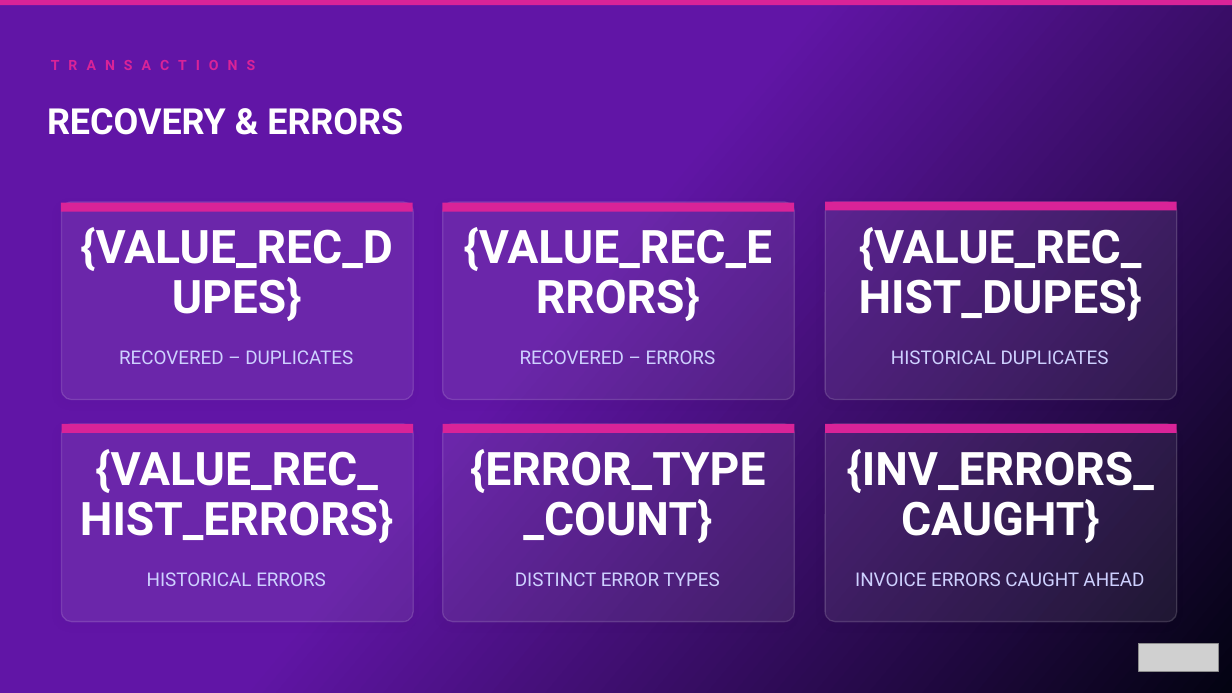
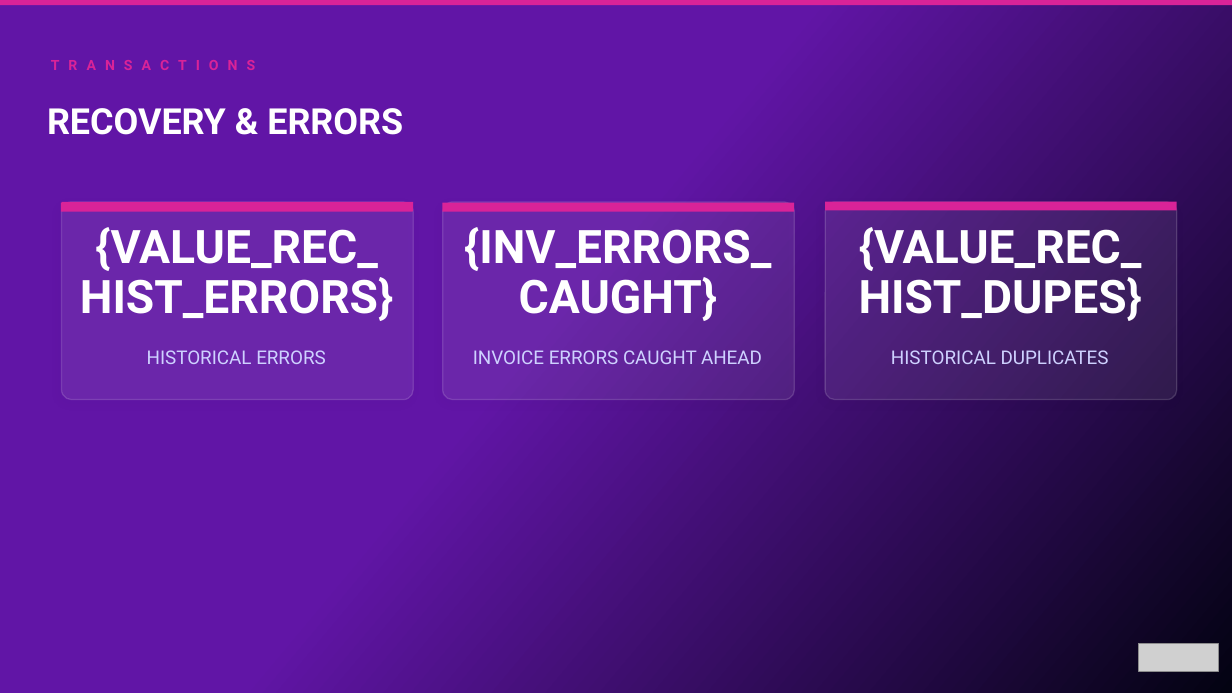
Before and after one commit to oresanniowo-beep/EBR-Gen-v2, a slide deck: slide 20 of EBR_Template.pptx. Drawn at 1232x693 pixels with LibreOffice and Linux fonts; fonts in the diff are those of the drawing; grey boxes stand for pictures. Boxes give left, top, right and bottom in pixels: in the first picture for what was removed or moved away, otherwise in the second. Text is boxed around its words. In the diff, an @@ line names an element or a change of style, - is before the commit and + after.

```diff
--- a/EBR_Template.pptx
+++ b/EBR_Template.pptx
@@ rectangle: place and size @@
-rectangle at (62, 424, 414, 433)
+rectangle at (62, 202, 414, 212)
@@ text "{VALUE_REC_HIST_ERRORS}": place and size @@
-text "{VALUE_REC_HIST_ERRORS}" at (80, 449, 393, 543)
+text "{VALUE_REC_HIST_ERRORS}" at (80, 227, 393, 321)
@@ text removed at (80, 227, 393, 271) @@
-{VALUE_REC_DUPES}
@@ text "{INV_ERRORS_CAUGHT}": place and size @@
-text "{INV_ERRORS_CAUGHT}" at (847, 449, 1154, 543)
+text "{INV_ERRORS_CAUGHT}" at (464, 227, 771, 321)
@@ text removed at (464, 227, 773, 271) @@
-{VALUE_REC_ERRORS}
@@ text "HISTORICAL ERRORS": place and size @@
-text "HISTORICAL ERRORS" at (147, 572, 326, 586)
+text "HISTORICAL ERRORS" at (147, 350, 326, 364)
@@ text "INVOICE ERRORS CAUGHT AHEAD": place and size @@
-text "INVOICE ERRORS CAUGHT AHEAD" at (855, 572, 1144, 586)
+text "INVOICE ERRORS CAUGHT AHEAD" at (473, 350, 762, 364)
@@ text removed at (119, 350, 353, 364) @@
-RECOVERED – DUPLICATES
@@ text removed at (520, 350, 716, 364) @@
-RECOVERED – ERRORS
@@ rounded rectangle removed at (62, 424, 414, 622) @@
@@ rounded rectangle removed at (443, 424, 795, 622) @@
@@ rectangle removed at (443, 424, 795, 433) @@
@@ text removed at (470, 449, 765, 543) @@
-{ERROR_TYPE_COUNT}
@@ rounded rectangle removed at (825, 424, 1177, 622) @@
@@ rectangle removed at (825, 424, 1177, 433) @@
@@ text removed at (515, 572, 719, 586) @@
-DISTINCT ERROR TYPES
```
Also in this commit, not shown: 8 other slides changed, 1 slide added, 1 slide removed.
